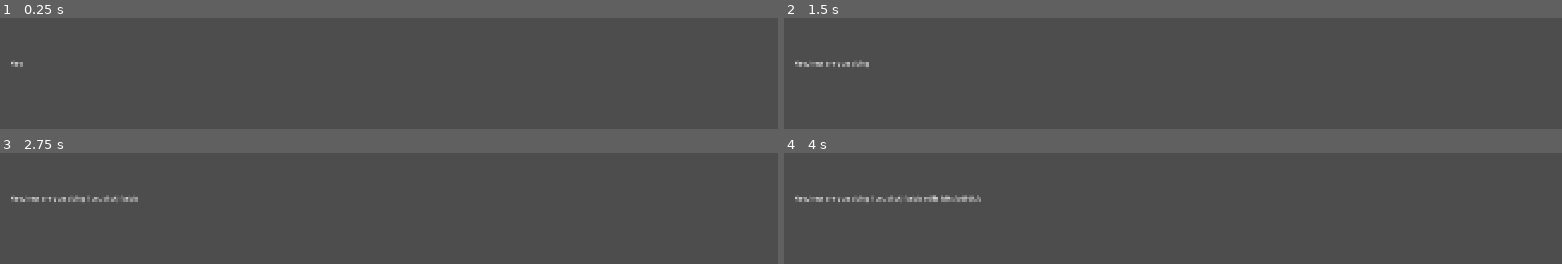
Above: before the commit, frames 1-4 (two rows, left to right).
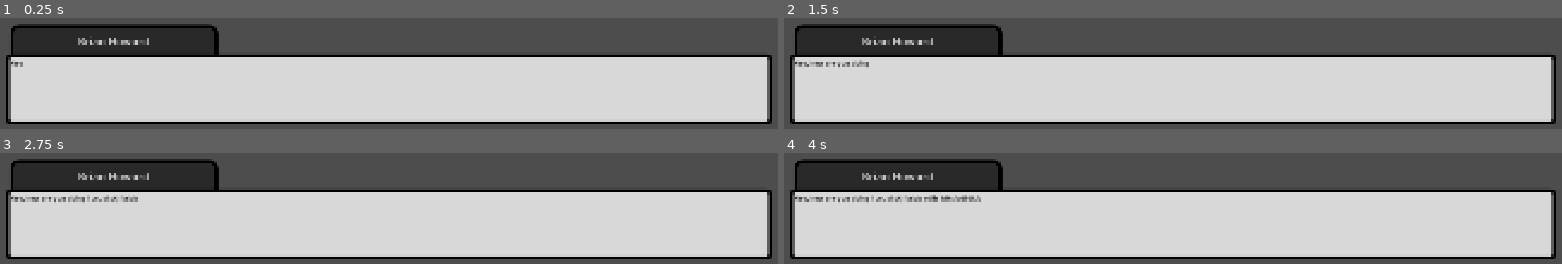
Above: after the commit, the same moments.

Repository: Arrenteks/LD60
Game: Godot game, scene res://scenes/DialogSystem/dialogue.tscn
Two runs of this game, one before a commit and one after it. Both use one fixed random seed, a clock stepped at 60 frames per second and the inputs below. This scene is started directly instead of the project's main scene.
Inputs (mouse positions are in pixels of both pictures, inside the frame that each line leads up to):
- Up to frame 1 (0.25 s): no input
- Up to frame 2 (1.5 s): tap Enter at 0.5 s; move the mouse to (outside the picture) at 0.52 s; click (outside the picture) at 0.67 s; tap Space at 1.25 s; drag from (outside the picture) to (outside the picture) at 1.27 s
- Up to frame 3 (2.75 s): tap Enter at 2 s; move the mouse to (outside the picture) at 2.02 s; click (outside the picture) at 2.17 s
- Up to frame 4 (4 s): tap Space at 2.75 s; drag from (outside the picture) to (outside the picture) at 2.77 s; tap Enter at 3.5 s; move the mouse to (outside the picture) at 3.52 s; click (outside the picture) at 3.67 s

The runs differ from the first frame. In frame 1, 68% of the frame differs, in the area x 0-100%, y 5-96%; in frame 2, 68%; in frame 3, 68%; in frame 4, 68%.

Commit message:
Added BackgroundUI for the Dialogue

Diff:
--- a/ld-60/scenes/DialogSystem/dialogWindow.tscn
+++ b/ld-60/scenes/DialogSystem/dialogWindow.tscn
@@ -1,9 +1,11 @@
 [gd_scene format=3 uid="uid://ccy2o7kramesx"]
 
 [ext_resource type="Script" uid="uid://derdv74ksphuc" path="res://scripts/DialogSystem/dialog_window.gd" id="1_hgno8"]
+[ext_resource type="Theme" uid="uid://0js0fp62s0u8" path="res://themes/namebox_panel.tres" id="2_8dpqm"]
 [ext_resource type="Script" uid="uid://b0nkrt5e4ts1m" path="res://scenes/DialogSystem/voice_acting.gd" id="2_s5x2p"]
+[ext_resource type="Theme" uid="uid://xydurjugrgpw" path="res://themes/textbox_panel.tres" id="2_xnx6e"]
 
-[node name="DialogWindow" type="MarginContainer" unique_id=235159567 node_paths=PackedStringArray("textbox")]
+[node name="DialogWindow" type="MarginContainer" unique_id=235159567]
 anchors_preset = 15
 anchor_right = 1.0
 anchor_bottom = 1.0
@@ -14,14 +16,43 @@
 theme_override_constants/margin_right = 50
 theme_override_constants/margin_bottom = 20
 script = ExtResource("1_hgno8")
-textbox = NodePath("RichTextLabel")
+
+[node name="Callerbox" type="Panel" parent="." unique_id=1416094664]
+custom_minimum_size = Vector2(500, 230)
+layout_mode = 2
+size_flags_horizontal = 0
+size_flags_vertical = 8
+theme = ExtResource("2_8dpqm")
+
+[node name="Textbox" type="Panel" parent="." unique_id=1709207811]
+custom_minimum_size = Vector2(0, 150)
+layout_mode = 2
+size_flags_vertical = 8
+theme = ExtResource("2_xnx6e")
 
 [node name="RichTextLabel" type="RichTextLabel" parent="." unique_id=214871747]
 custom_minimum_size = Vector2(0, 150)
 layout_mode = 2
 size_flags_vertical = 8
+theme = ExtResource("2_xnx6e")
 
 [node name="VoiceActing" type="AudioStreamPlayer" parent="." unique_id=5364708]
 pitch_scale = 2.0
 playback_type = 1
 script = ExtResource("2_s5x2p")
+
+[node name="VBoxContainer" type="VBoxContainer" parent="." unique_id=799393920]
+custom_minimum_size = Vector2(500, 230)
+layout_mode = 2
+size_flags_horizontal = 0
+size_flags_vertical = 8
+
+[node name="SpeakerName" type="Label" parent="VBoxContainer" unique_id=1634428323]
+custom_minimum_size = Vector2(480, 80)
+custom_maximum_size = Vector2(480, 80)
+layout_mode = 2
+size_flags_horizontal = 4
+theme = ExtResource("2_8dpqm")
+text = "TEST"
+horizontal_alignment = 1
+vertical_alignment = 1
--- a/ld-60/scenes/DialogSystem/dialogue.tscn
+++ b/ld-60/scenes/DialogSystem/dialogue.tscn
@@ -4,6 +4,7 @@
 [ext_resource type="PackedScene" uid="uid://ccy2o7kramesx" path="res://scenes/DialogSystem/dialogWindow.tscn" id="2_8ahr4"]
 
 [node name="Dialogue" type="Control" unique_id=1917376598]
+custom_minimum_size = Vector2(1920, 1080)
 layout_mode = 3
 anchors_preset = 15
 anchor_right = 1.0
@@ -12,14 +13,12 @@
 grow_vertical = 2
 script = ExtResource("1_w7mbq")
 
-[node name="DialogWindow" parent="." unique_id=235159567 instance=ExtResource("2_8ahr4")]
+[node name="DialogWindow" parent="." unique_id=235159567 node_paths=PackedStringArray("textbox") instance=ExtResource("2_8ahr4")]
+custom_minimum_size = Vector2(1920, 1080)
 layout_mode = 0
 anchors_preset = 0
 anchor_right = 0.0
 anchor_bottom = 0.0
-offset_right = 1920.0
-offset_bottom = 1080.0
 grow_horizontal = 1
 grow_vertical = 1
-
-[editable path="DialogWindow"]
+textbox = NodePath("RichTextLabel")
--- a/ld-60/scripts/DialogSystem/dialog_window.gd
+++ b/ld-60/scripts/DialogSystem/dialog_window.gd
@@ -8,12 +8,15 @@
 @export var textDelay: float = 1
 var isTyping: bool = false
 var typeTimer: float = 0
+
+# ---- Deprecated ---- #
 var futureText: Array[String]
 var arrayPosition: int = 0
+# ---- Deprecated ---- #
 
 var current_call: CallResource
 var current_call_position: int = 0
-
+@onready var speaker_name: Label = $VBoxContainer/SpeakerName
 
 # Called when the node enters the scene tree for the first time.
 
@@ -37,6 +40,7 @@
 	var active_speaker: PersonResource = current_dialogue.speaker
 	var active_text: String = current_dialogue.text
 	voice_acting.set_character_params(active_speaker.base_pitch,active_speaker.pitch_varianz,&"Caller")
+	speaker_name.text = active_speaker.name.person_name
 	startText(active_text)
 
 func addText(newText: Array[String]):
--- /dev/null
+++ b/ld-60/themes/button.tres
@@ -0,0 +1,3 @@
+[gd_resource type="Theme" format=3 uid="uid://7dqop2hw1xk7"]
+
+[resource]
--- /dev/null
+++ b/ld-60/themes/namebox_panel.tres
@@ -0,0 +1,21 @@
+[gd_resource type="Theme" format=3 uid="uid://0js0fp62s0u8"]
+
+[sub_resource type="StyleBoxFlat" id="StyleBoxFlat_y2tps"]
+bg_color = Color(0.16078432, 0.16078432, 0.16078432, 1)
+border_width_left = 9
+border_width_top = 9
+border_width_right = 9
+border_width_bottom = 9
+border_color = Color(0, 0, 0, 1)
+corner_radius_top_left = 20
+corner_radius_top_right = 20
+corner_radius_bottom_right = 20
+corner_radius_bottom_left = 20
+
+[resource]
+Label/colors/font_color = Color(0.84705883, 0.84705883, 0.84705883, 1)
+Label/font_sizes/font_size = 26
+Panel/styles/panel = SubResource("StyleBoxFlat_y2tps")
+RichTextLabel/colors/default_color = Color(0.84705883, 0.84705883, 0.84705883, 1)
+RichTextLabel/font_sizes/mono_font_size = 25
+RichTextLabel/font_sizes/normal_font_size = 25
--- /dev/null
+++ b/ld-60/themes/textbox_panel.tres
@@ -0,0 +1,21 @@
+[gd_resource type="Theme" format=3 uid="uid://xydurjugrgpw"]
+
+[sub_resource type="StyleBoxFlat" id="StyleBoxFlat_aaqi7"]
+bg_color = Color(0.84705883, 0.84705883, 0.84705883, 1)
+border_width_left = 9
+border_width_top = 9
+border_width_right = 9
+border_width_bottom = 9
+border_color = Color(0, 0, 0, 1)
+corner_radius_top_left = 10
+corner_radius_top_right = 10
+corner_radius_bottom_right = 10
+corner_radius_bottom_left = 10
+expand_margin_left = 10.0
+expand_margin_top = 10.0
+expand_margin_right = 10.0
+expand_margin_bottom = 10.0
+
+[resource]
+Panel/styles/panel = SubResource("StyleBoxFlat_aaqi7")
+RichTextLabel/colors/default_color = Color(0, 0, 0, 1)
